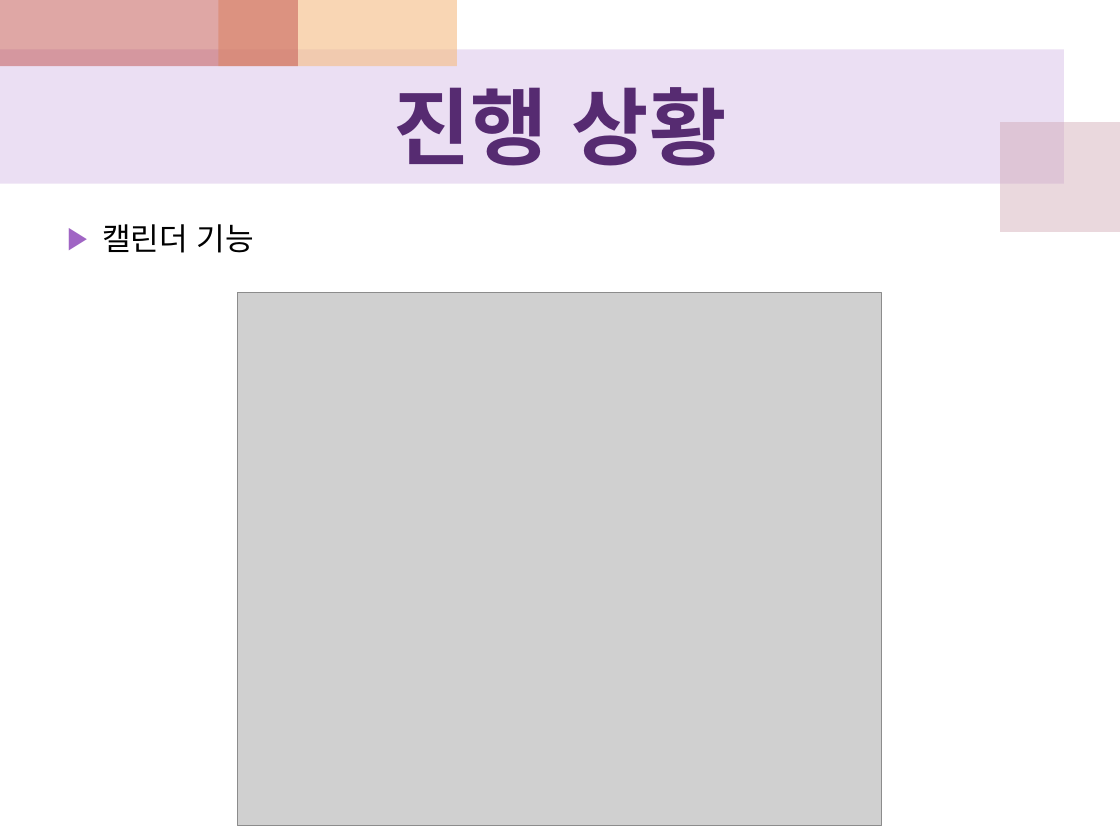
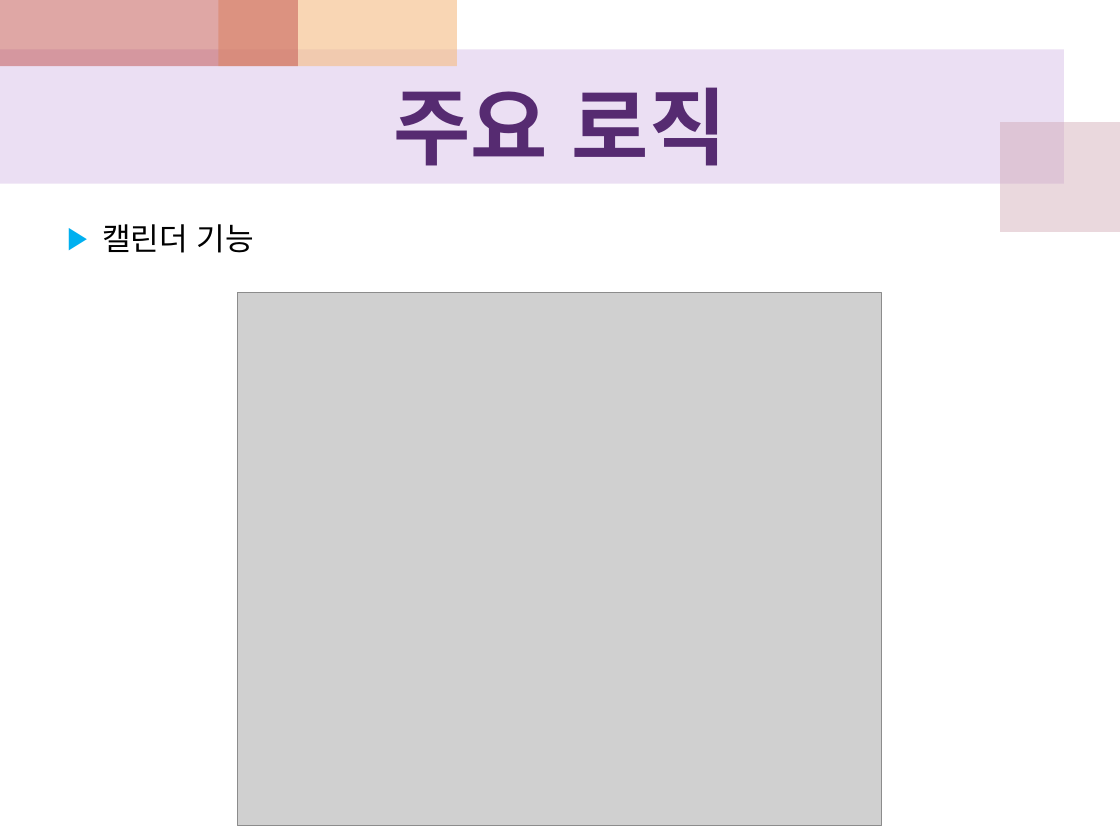
Before and after one commit to JunhyeokKim/javarajob, a slide deck: slide 18 of WebContent/doc/term04(6.1~6.30)/[6조]_term04_170706_javarajob_final.pptx (slide 11 before the commit). Drawn at 1120x840 pixels with LibreOffice and Linux fonts; fonts in the diff are those of the drawing; grey boxes stand for pictures. Boxes give left, top, right and bottom in pixels: in the first picture for what was removed or moved away, otherwise in the second. Text is boxed around its words. In the diff, an @@ line names an element or a change of style, - is before the commit and + after.

```diff
--- a/WebContent/doc/term04(6.1~6.30)/[6조]_term04_170706_javarajob_final.pptx
+++ b/WebContent/doc/term04(6.1~6.30)/[6조]_term04_170706_javarajob_final.pptx
@@ title at box(394, 87, 727, 166): text changed @@
-진행 상황
+주요 로직
@@ text "캘린더 기능" at box(102, 224, 254, 253): bullet colour #A065C4 to #00B0F0 @@
```
Also in this commit, not shown: 9 other slides changed, 12 slides added, 2 slides removed, 30 other files.
